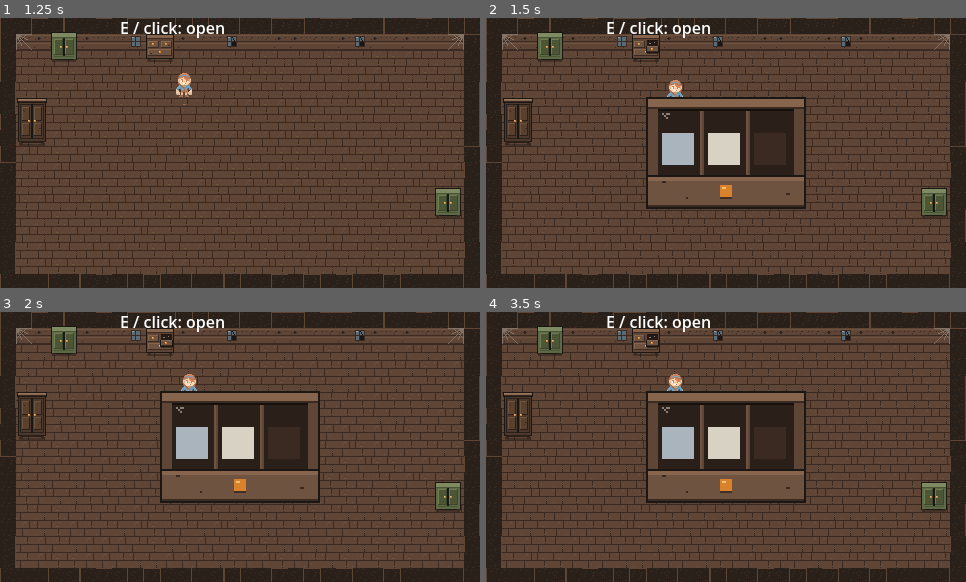
Above: before the commit, frames 1-4 (two rows, left to right).
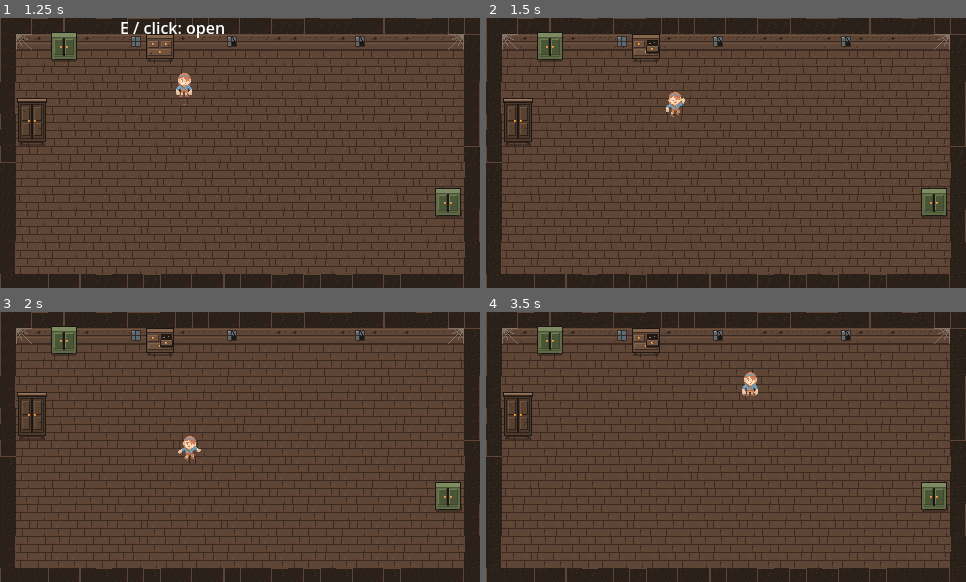
Above: after the commit, the same moments.

Repository: daize16/five-to-survive
Game: Godot game, scene res://main.tscn
Same seed, same stepped clock (60 frames per second), same inputs: the game is played once before the commit and once after it.
Inputs (mouse positions are in pixels of both pictures, inside the frame that each line leads up to):
- Up to frame 1 (1.25 s): tap Enter at 0.5 s; move the mouse to (345, 139) at 0.52 s; hold Right (walk_right) from 0.53 s (still down); hold E (interact) from 0.53 s (still down); click (345, 139) at 0.67 s
- Up to frame 2 (1.5 s): move the mouse to (630, 166) at 1.27 s; release Right (walk_right) at 1.28 s; release E (interact) at 1.28 s; hold Down (walk_down) from 1.28 s (still down); tap E (interact) at 1.35 s
- Up to frame 3 (2 s): keep holding Down (walk_down)
- Up to frame 4 (3.5 s): move the mouse to (774, 387) at 2.02 s; release Down (walk_down) at 2.03 s; hold Right (walk_right) 2.03-2.78 s; hold E (interact) 2.03-2.78 s; move the mouse to (702, 501) at 2.77 s; hold Up (walk_up) from 2.78 s (still down); tap E (interact) at 2.85 s; click (702, 501) at 2.92 s

Frame 1 is identical in both runs. In frame 2, 10% of the frame differs, in the area x 25-67%, y 1-71%; in frame 3, 10%; in frame 4, 10%.
Error after the commit: Cannot call method 'add_child' on a null value. (res://scripts/main.gd:22)

Commit message:
Updated main.gd

Diff:
--- a/new-game-project/scripts/main.gd
+++ b/new-game-project/scripts/main.gd
@@ -1,14 +1,32 @@
 extends Node2D
 
+const CUPBOARD_SCENE := preload("res://cupboard.tscn")
+
+# Position = the cupboard's feet (bottom centre)
+const LAYOUT := [
+	{"id": "cupboard_1", "variant": "cabinet",  "pos": Vector2(64, 44)},
+	{"id": "cupboard_2", "variant": "dresser",  "pos": Vector2(160, 44)},
+	{"id": "cupboard_3", "variant": "wardrobe", "pos": Vector2(32, 128)},
+	{"id": "cupboard_4", "variant": "cabinet",  "pos": Vector2(448, 200)},
+]
+
 @onready var popup = $CupboardPopup
+@onready var cupboards_root: Node2D = $Cupboards
 
 func _ready() -> void:
+	for entry in LAYOUT:
+		var c: Cupboard = CUPBOARD_SCENE.instantiate()
+		c.cupboard_id = entry["id"]
+		c.variant = entry["variant"]       # set before add_child so _ready sees it
+		c.position = entry["pos"]
+		cupboards_root.add_child(c)
+
 	var ids: Array = []
 	for c in get_tree().get_nodes_in_group("cupboards"):
 		ids.append(c.cupboard_id)
 		c.opened.connect(popup.open_for)
-	GameState.new_run(ids)          # later: pass the antidote's ingredients as 2nd argument
+	GameState.new_run(ids)
 
 func _unhandled_input(event: InputEvent) -> void:
 	if event.is_action_pressed("restart"):
-		get_tree().reload_current_scene()   # reloading runs _ready, so contents re-randomise
+		get_tree().reload_current_scene()
